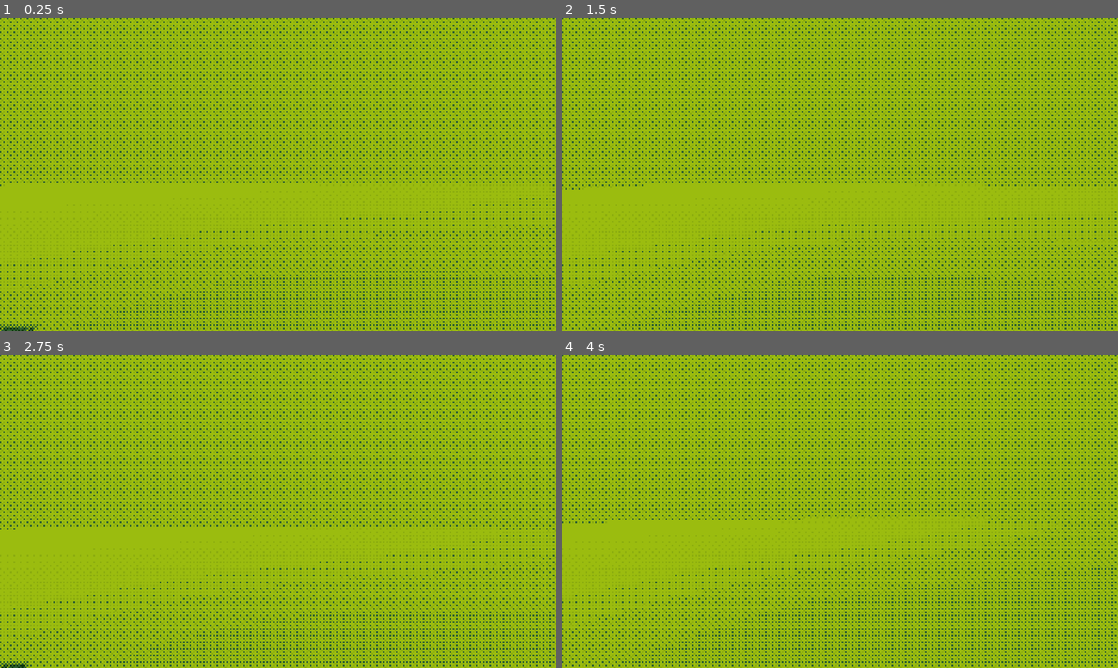
Above: before the commit, frames 1-4 (two rows, left to right).
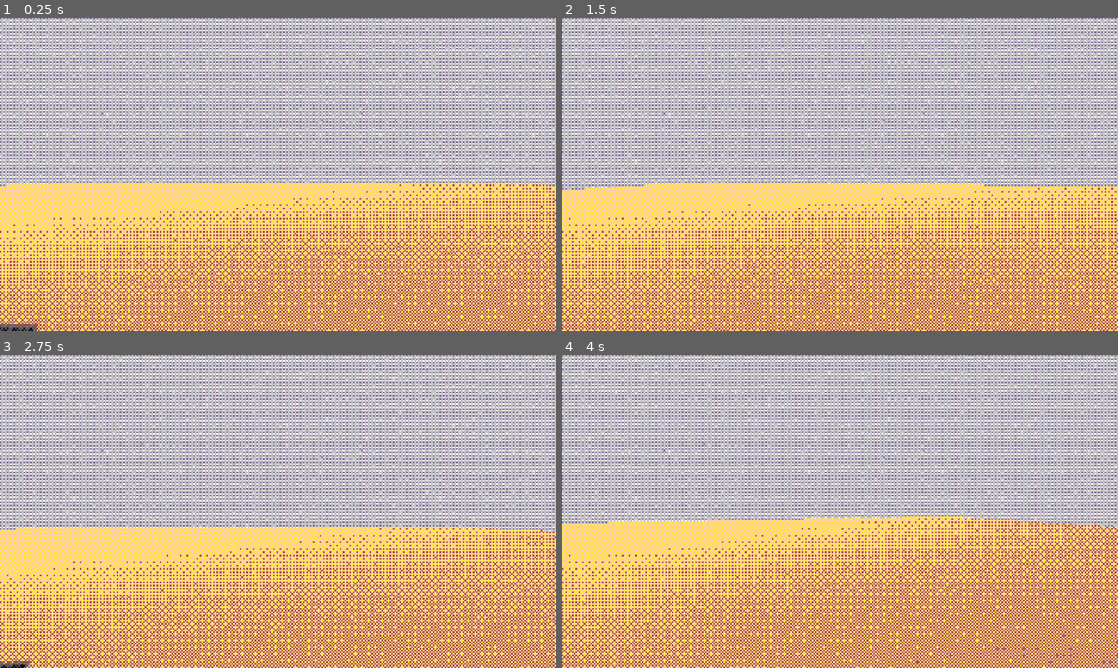
Above: after the commit, the same moments.

Repository: avictasacrifice/godot-templates-2026-3d
Game: Godot game, scene res://_Game/Scene/main/MAIN.tscn
Same seed, same stepped clock (60 frames per second), same inputs: the game is played once before the commit and once after it.
Inputs (mouse positions are in pixels of both pictures, inside the frame that each line leads up to):
- Up to frame 1 (0.25 s): no input
- Up to frame 2 (1.5 s): tap Enter at 0.5 s; move the mouse to (867, 174) at 0.52 s; tap A (a) at 0.6 s; tap D (d) at 0.8, 1.35 s; tap Space (space) at 1.25 s; move the mouse to (812, 174) at 1.27 s
- Up to frame 3 (2.75 s): tap S (s) at 1.55, 2.1 s; move the mouse to (289, 505) at 2.02 s; tap A (a) at 2.3 s
- Up to frame 4 (4 s): tap Enter at 2.75 s; move the mouse to (834, 517) at 2.77 s; tap A (a) at 2.85 s; tap D (d) at 3.05, 3.6 s; tap Space (space) at 3.5 s; move the mouse to (878, 514) at 3.52 s; tap S (s) at 3.8 s

The runs differ from the first frame. In frame 1, 100% of the frame differs, in the area x 0-100%, y 0-100%; in frame 2, 100%; in frame 3, 100%; in frame 4, 100%.

Commit message:
ВИЗУАЛЛЛЛЛ

Diff:
--- a/_Game/Scene/bullet/bullet.tscn
+++ b/_Game/Scene/bullet/bullet.tscn
@@ -6,6 +6,7 @@
 size = Vector3(0.1, 0.1, 0.1)
 
 [sub_resource type="StandardMaterial3D" id="StandardMaterial3D_3njoo"]
+albedo_color = Color(0.4862745, 1, 1, 1)
 
 [sub_resource type="BoxMesh" id="BoxMesh_hl1nl"]
 material = SubResource("StandardMaterial3D_3njoo")
--- a/_Game/Scene/enemy/enemy.tscn
+++ b/_Game/Scene/enemy/enemy.tscn
@@ -5,6 +5,7 @@
 [sub_resource type="BoxMesh" id="BoxMesh_1jhmp"]
 
 [sub_resource type="StandardMaterial3D" id="StandardMaterial3D_brgqv"]
+albedo_color = Color(0.5411765, 0.47058824, 0.6862745, 1)
 
 [sub_resource type="BoxShape3D" id="BoxShape3D_hl1nl"]
 
--- a/_Game/Scene/main/MAIN.tscn
+++ b/_Game/Scene/main/MAIN.tscn
@@ -17,6 +17,7 @@
 [sub_resource type="CapsuleShape3D" id="CapsuleShape3D_hl1nl"]
 
 [sub_resource type="StandardMaterial3D" id="StandardMaterial3D_lp5t8"]
+albedo_color = Color(1, 1, 0.48235294, 1)
 
 [sub_resource type="BoxShape3D" id="BoxShape3D_hl1nl"]
 
@@ -80,7 +81,6 @@
 offset_bottom = 26624.0
 mouse_filter = 2
 script = ExtResource("5_53km8")
-palette_mode = "gameboy"
 
 [node name="Light" type="Node3D" parent="." unique_id=1854685419]
 
--- a/_Game/Scene/main/dither.gdshader
+++ b/_Game/Scene/main/dither.gdshader
@@ -7,10 +7,13 @@
 uniform vec3 palette[MAX_COLORS];
 uniform int palette_size = 16;
 
-uniform int dither_mode = 2; // 0-без, 1-bayer2, 2-bayer4, 3-bayer8, 4-IGN
+uniform int dither_mode = 2;
 uniform bool auto_strength = true;
 uniform float dither_strength = 0.4;
 uniform float pattern_scale = 1.0;
+
+// НОВОЕ: Сила экранного шума (ставим по умолчанию 0.03)
+uniform float noise_amount : hint_range(0.0, 0.5) = 0.03;
 
 // Матрицы Байера
 const float BAYER2[4] = float[4](0.0, 2.0, 3.0, 1.0);
@@ -42,6 +45,11 @@
     return fract(52.9829189 * fract(dot(p, vec2(0.06711056, 0.00583715))));
 }
 
+// НОВОЕ: Функция генерации случайного шума для каждого пикселя
+float hash(vec2 p) {
+    return fract(sin(dot(p, vec2(12.9898, 78.233))) * 43758.5453);
+}
+
 vec3 quantize(vec3 c) {
     if (palette_size <= 0) return c;
     vec3 best = palette[0];
@@ -69,6 +77,11 @@
     float strength = auto_strength ? (1.0 / pow(max(float(palette_size), 1.0), 1.0 / 3.0)) : dither_strength;
 
     col += d * strength;
+
+    // НОВОЕ: Добавляем случайный шум к цвету, чтобы разбить идеальные градиенты
+    float n = hash(ip) - 0.5;
+    col += n * noise_amount;
+
     col = clamp(col, 0.0, 1.0);
     col = quantize(col);
 
